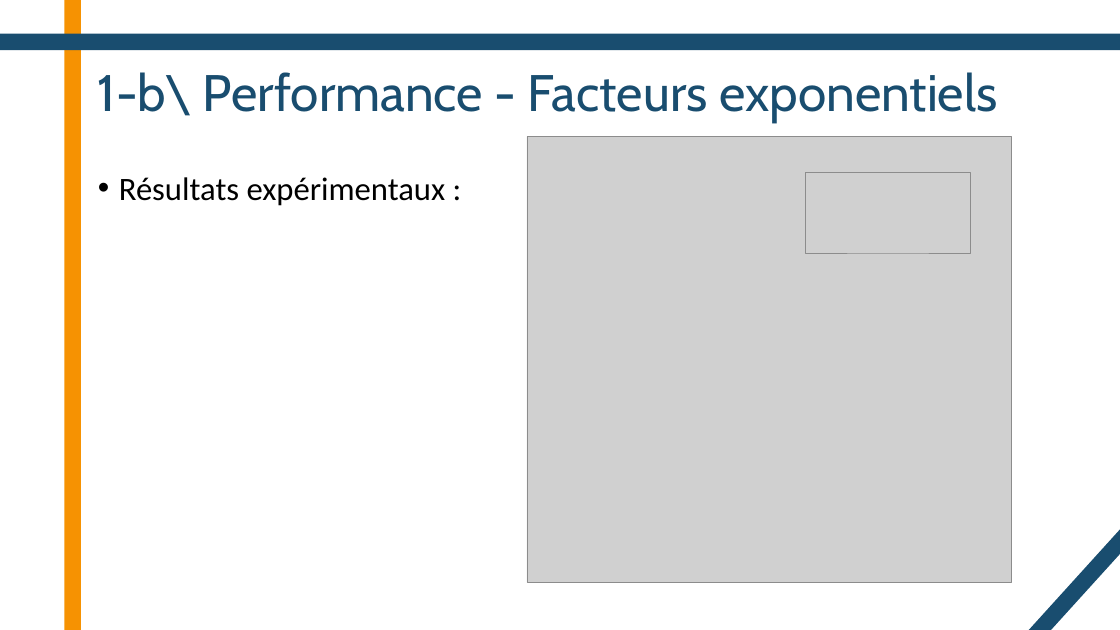
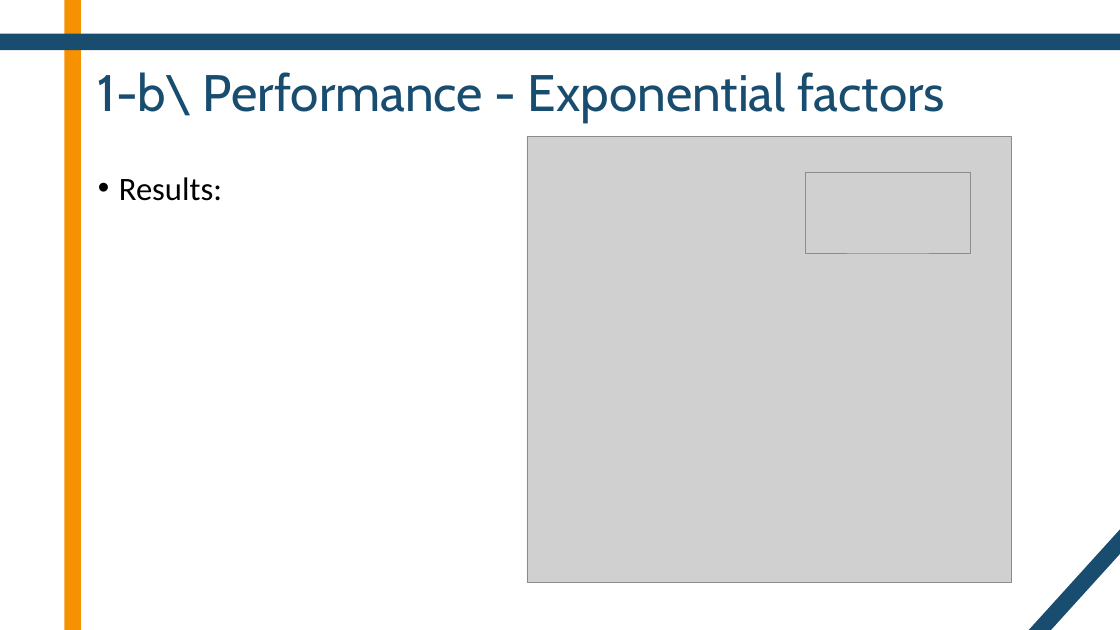
Before and after one commit to DentanJeremie/MAP583-Graph-Transformers, a slide deck: slide 6 of presentation/Presentation.pptx. Drawn at 1120x630 pixels with LibreOffice and Linux fonts; fonts in the diff are those of the drawing; grey boxes stand for pictures. Boxes give left, top, right and bottom in pixels: in the first picture for what was removed or moved away, otherwise in the second. Text is boxed around its words. In the diff, an @@ line names an element or a change of style, - is before the commit and + after.

```diff
--- a/presentation/Presentation.pptx
+++ b/presentation/Presentation.pptx
@@ title at <box>98,72,945,122</box>: text changed @@
-1-b\ Performance - Facteurs exponentiels
+1-b\ Performance - Exponential factors
@@ text at <box>119,177,222,201</box>: text changed @@
-• Résultats expérimentaux :
+• Results:
```
Also in this commit, not shown: 5 other slides changed, 5 slides added, 1 slide removed, 3 other files.
